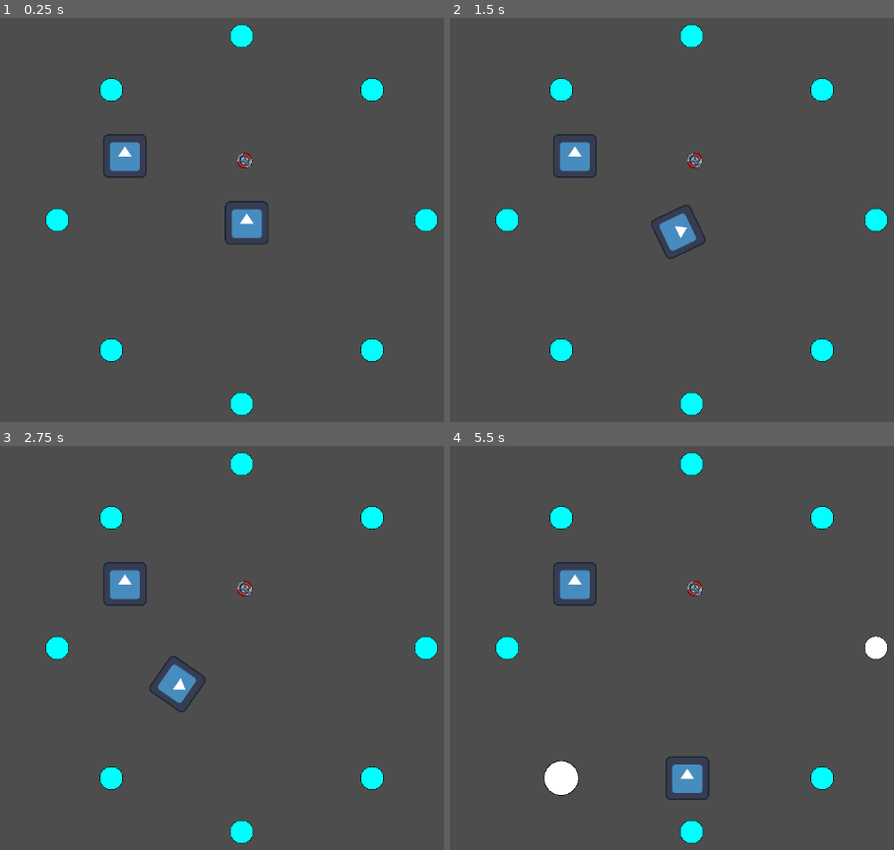
Above: before the commit, frames 1-4 (two rows, left to right).
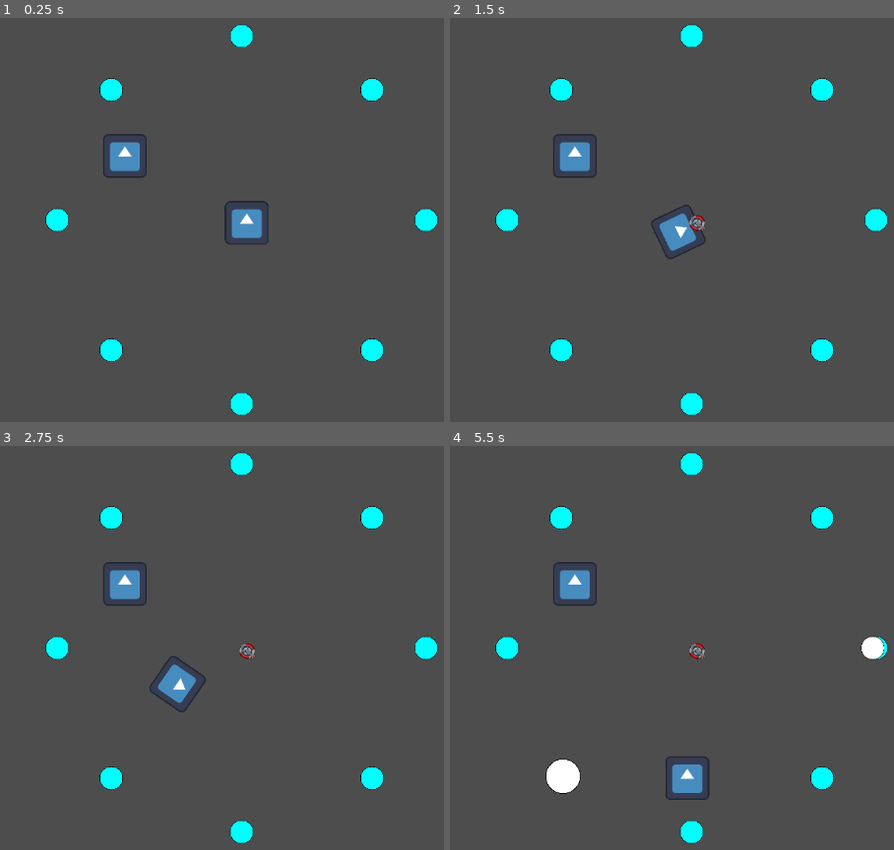
Above: after the commit, the same moments.

Repository: DarkerQueenSara/wave-defense
Game: Godot game, scene res://scenes/main_scene.tscn
Two runs of this game, one before a commit and one after it. Both use one fixed random seed, a clock stepped at 60 frames per second and the inputs below. The engine's default icon, where the game draws it, is replaced by a stand-in: a white triangle on a blue panel in a dark square.
Inputs:
- Up to frame 1 (0.25 s): no input
- Up to frame 2 (1.5 s): tap Enter at 0.5 s; hold Right (right) 0.53-1.28 s; tap X (towerMagnet) at 0.6 s; hold Down (down) from 1.28 s (still down); tap Z (towerNormal) at 1.35 s
- Up to frame 3 (2.75 s): release Down (down) at 2.03 s; hold Right (right) from 2.03 s (still down); tap C (towerRepel) at 2.1 s
- Up to frame 4 (5.5 s): release Right (right) at 2.78 s; hold Up (up) 2.78-3.53 s; tap one key every 0.75 s from 2.85 s: X (towerMagnet) Z (towerNormal) C (towerRepel) X (towerMagnet); hold A (left) 3.53-5.03 s; hold Down (down) from 5.03 s (still down)

The runs differ from the first frame. In frame 1, 0.1% of the frame differs, in the area x 53-57%, y 33-38%; in frame 2, 0.2%; in frame 3, 0.2%; in frame 4, 0.5%, in the area x 21-99%, y 33-87%.

Commit message:
Bug fixes waves e enemies

Diff:
--- a/scenes/dummy_enemy.tscn
+++ b/scenes/dummy_enemy.tscn
@@ -15,8 +15,8 @@
 scale = Vector2(0.1, 0.1)
 texture = ExtResource("1_7q7wg")
 
-[node name="RigidBody2D" type="RigidBody2D" parent="." groups=["enemies"]]
+[node name="StaticBody2D" type="StaticBody2D" parent="."]
 
-[node name="CollisionShape2D" type="CollisionShape2D" parent="RigidBody2D"]
+[node name="CollisionShape2D" type="CollisionShape2D" parent="StaticBody2D"]
 scale = Vector2(3.5, 3.5)
 shape = SubResource("CircleShape2D_huq2q")
--- a/scenes/main_scene.tscn
+++ b/scenes/main_scene.tscn
@@ -1,14 +1,13 @@
-[gd_scene load_steps=10 format=3 uid="uid://cnv7cm5518vrg"]
+[gd_scene load_steps=9 format=3 uid="uid://cnv7cm5518vrg"]
 
 [ext_resource type="Script" path="res://scripts/spawn_point_holder.gd" id="1_a83y2"]
 [ext_resource type="Texture2D" uid="uid://ij0awmc3l22c" path="res://sprites/800px-Circle_-_black_simple.svg.png" id="1_wl7kx"]
 [ext_resource type="PackedScene" uid="uid://bcdknyqdtg00g" path="res://scenes/normal_enemy.tscn" id="2_ypghi"]
 [ext_resource type="PackedScene" uid="uid://qp5t131wopr4" path="res://scenes/fast_enemy.tscn" id="3_6ibv2"]
 [ext_resource type="PackedScene" uid="uid://dy5ntwxdt68ld" path="res://scenes/slow_enemy.tscn" id="4_6klbo"]
-[ext_resource type="PackedScene" uid="uid://brdjr7mn07rd" path="res://scenes/player.tscn" id="4_uuxnm"]
+[ext_resource type="PackedScene" uid="uid://dgby8l02jp44x" path="res://scenes/player.tscn" id="4_uuxnm"]
 [ext_resource type="PackedScene" uid="uid://nof136r48xpt" path="res://scenes/wave.tscn" id="5_pfcyh"]
-[ext_resource type="PackedScene" uid="uid://0mov2oufl77v" path="res://scenes/resource.tscn" id="5_vbinm"]
-[ext_resource type="PackedScene" uid="uid://ctmw1pv28juc0" path="res://scenes/repel.tscn" id="9_2gatr"]
+[ext_resource type="PackedScene" path="res://scenes/resource.tscn" id="5_vbinm"]
 
 [node name="MainScene" type="Node2D"]
 
@@ -22,6 +21,7 @@
 
 [node name="WaterWaveTimer" type="Timer" parent="."]
 wait_time = 10.0
+autostart = true
 
 [node name="CenterIsland" type="Node2D" parent="."]
 
@@ -106,8 +106,5 @@
 
 [node name="WaveSpawner" type="Node2D" parent="."]
 
-[node name="Repel" parent="." instance=ExtResource("9_2gatr")]
-position = Vector2(8, -174)
-
 [connection signal="timeout" from="EnemyWaveTimer" to="SpawnPointHolder" method="_on_wave_timer_timeout"]
 [connection signal="timeout" from="WaterWaveTimer" to="SpawnPointHolder" method="_on_water_wave_timer_timeout"]
--- a/scenes/player.tscn
+++ b/scenes/player.tscn
@@ -12,13 +12,13 @@
 [node name="Player" type="CharacterBody2D" groups=["player"]]
 script = ExtResource("1_5ngd4")
 
-[node name="Sprite2D" type="Sprite2D" parent="."]
-texture = ExtResource("1_s4rk2")
-
 [node name="CollisionShape2D" type="CollisionShape2D" parent="."]
 position = Vector2(4, -2)
 shape = SubResource("RectangleShape2D_5t2bw")
 disabled = true
+
+[node name="Sprite2D" type="Sprite2D" parent="."]
+texture = ExtResource("1_s4rk2")
 
 [node name="Area2D" type="Area2D" parent="." groups=["player"]]
 collision_mask = 255
--- a/scenes/wave.tscn
+++ b/scenes/wave.tscn
@@ -1,15 +1,22 @@
-[gd_scene load_steps=3 format=3 uid="uid://nof136r48xpt"]
+[gd_scene load_steps=4 format=3 uid="uid://nof136r48xpt"]
 
 [ext_resource type="Script" path="res://scripts/wave.gd" id="1_smb2j"]
+[ext_resource type="Texture2D" uid="uid://203kpdbyotb8" path="res://sprites/Square_-_black_simple.svg.png" id="2_dd435"]
 
 [sub_resource type="RectangleShape2D" id="RectangleShape2D_at3hg"]
 
 [node name="Wave" type="Node2D"]
 script = ExtResource("1_smb2j")
+waveSpeed = 50.0
 
 [node name="Sprite2D" type="Sprite2D" parent="."]
+position = Vector2(-3.99998, 9.53674e-07)
+rotation = 1.5708
+scale = Vector2(1.296, 0.164)
+texture = ExtResource("2_dd435")
 
 [node name="Area2D" type="Area2D" parent="."]
+rotation = 1.5708
 
 [node name="CollisionShape2D" type="CollisionShape2D" parent="Area2D"]
 scale = Vector2(20, 2)
--- a/scripts/enemy.gd
+++ b/scripts/enemy.gd
@@ -8,7 +8,7 @@
 var spawnPointPos: Vector2;
 
 func _physics_process(delta):
-	self.look_at(currentLookAt);
+	#self.look_at(currentLookAt);
 	position += transform.x * enemySpeed * delta;
 
 func take_damage():
--- a/scripts/spawn_point_holder.gd
+++ b/scripts/spawn_point_holder.gd
@@ -49,5 +49,5 @@
 	var directionPoint = _random_inside_unit_circle() * playAreaRadius;
 	var spawnedWave = wavePrefab.instantiate();
 	$"../WaveSpawner".add_child(spawnedWave);
-	spawnedWave.global_position = spawnPoint.global_position;
+	spawnedWave.global_position = spawnPoint;
 	spawnedWave.look_at(directionPoint);
--- a/scripts/wave.gd
+++ b/scripts/wave.gd
@@ -14,6 +14,5 @@
 func _on_area_2d_body_exited(body: Node2D) -> void:
 	body.get_parent().get_node("Sprite2D").scale /= scaleFactor;
 
-
 func _on_death_timer_timeout() -> void:
 	self.queue_free();
Not shown: 1 places in scenes/player.tscn that only renumber resources
Binary file added: sprites/Square_-_black_simple.svg.png
Not shown, added: sprites/Square_-_black_simple.svg.png.import
